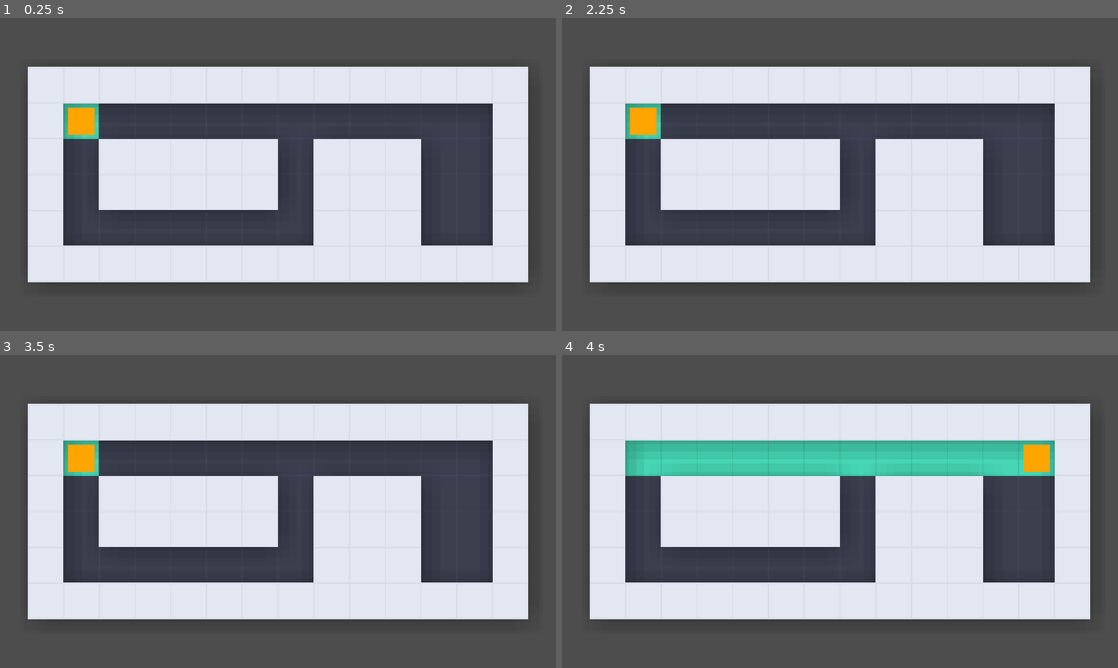
Above: before the commit, frames 1-4 (two rows, left to right).
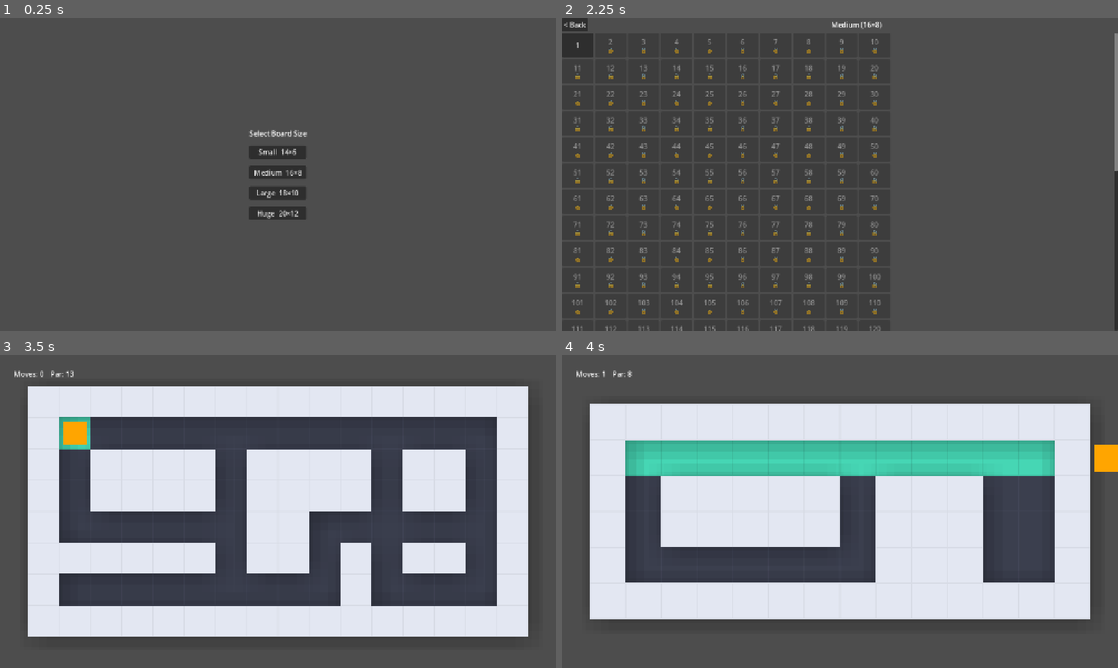
Above: after the commit, the same moments.

Repository: wheelibin/maze-fill
Game: Godot game, scene res://size_select.tscn
Same seed, same stepped clock (60 frames per second), same inputs: the game is played once before the commit and once after it. Before the commit the project starts from res://game.tscn.
Inputs (mouse positions are in pixels of both pictures, inside the frame that each line leads up to):
- Up to frame 1 (0.25 s): no input
- Up to frame 2 (2.25 s): click (840, 152) at 0.5 s, where only the run after the commit has a clickable "Small 14×6"; click (573, 24) at 1.25 s, where only the run after the commit has a clickable "< Back"; click (840, 171) at 2 s, where only the run after the commit has a clickable "Medium 16×8"
- Up to frame 3 (3.5 s): click (16, 383) at 2.75 s, where only the run after the commit has a clickable "1"
- Up to frame 4 (4 s): tap Enter at 3.5 s; move the mouse to (962, 495) at 3.52 s; hold Right (ui_right) from 3.53 s (still down); tap L at 3.6 s; click (962, 495) at 3.67 s

The runs differ from the first frame. In frame 1, 49% of the frame differs, in the area x 5-95%, y 15-85%; in frame 2, 47%; in frame 3, 41%; in frame 4, 0.9%.

Commit message:
levels wired up

Diff:
--- a/game.tscn
+++ b/game.tscn
@@ -67,6 +67,30 @@
 [node name="Camera2D" type="Camera2D" parent="Board" unique_id=84097757]
 script = ExtResource("3_feb5d")
 
+[node name="HUD" type="CanvasLayer" parent="."]
+
+[node name="MarginContainer" type="MarginContainer" parent="HUD"]
+offset_left = 16.0
+offset_top = 16.0
+offset_right = 300.0
+offset_bottom = 60.0
+theme_override_constants/margin_left = 16
+theme_override_constants/margin_top = 16
+theme_override_constants/margin_right = 16
+theme_override_constants/margin_bottom = 16
+
+[node name="HBoxContainer" type="HBoxContainer" parent="HUD/MarginContainer"]
+layout_mode = 2
+theme_override_constants/separation = 16
+
+[node name="MovesLabel" type="Label" parent="HUD/MarginContainer/HBoxContainer"]
+layout_mode = 2
+text = "Moves: 0"
+
+[node name="ParLabel" type="Label" parent="HUD/MarginContainer/HBoxContainer"]
+layout_mode = 2
+text = "Par: 0"
+
 [node name="WinPopup" type="CanvasLayer" parent="." unique_id=341938539]
 
 [node name="Panel" type="Panel" parent="WinPopup" unique_id=755129978]
@@ -77,9 +101,9 @@
 anchor_right = 0.5
 anchor_bottom = 0.5
 offset_left = -160.0
-offset_top = -100.0
+offset_top = -160.0
 offset_right = 160.0
-offset_bottom = 100.0
+offset_bottom = 160.0
 grow_horizontal = 2
 grow_vertical = 2
 script = ExtResource("7_winpopup")
@@ -107,6 +131,18 @@
 layout_mode = 2
 horizontal_alignment = 1
 
+[node name="StarsLabel" type="Label" parent="WinPopup/Panel/MarginContainer/VBoxContainer"]
+layout_mode = 2
+horizontal_alignment = 1
+
 [node name="NextButton" type="Button" parent="WinPopup/Panel/MarginContainer/VBoxContainer" unique_id=753218675]
 layout_mode = 2
 text = "Next Level"
+
+[node name="RetryButton" type="Button" parent="WinPopup/Panel/MarginContainer/VBoxContainer"]
+layout_mode = 2
+text = "Retry"
+
+[node name="MenuButton" type="Button" parent="WinPopup/Panel/MarginContainer/VBoxContainer"]
+layout_mode = 2
+text = "Back to Menu"
--- /dev/null
+++ b/game_state.gd
@@ -0,0 +1,108 @@
+extends Node
+
+const LEVELS_PATH := "res://levels/levels.json"
+const SAVE_PATH := "user://save.json"
+const LEVELS_PER_TIER := 250
+const TIER_COUNT := 4
+
+var selected_size_index := 0 # 0=Small(14x6) 1=Medium(16x8) 2=Large(18x10) 3=Huge(20x12)
+var selected_level := 1 # global level number, 1..1000
+
+var _levels_data: Array = []
+var _levels_loaded := false
+var _save_data: Dictionary = {}
+var _save_loaded := false
+
+func get_levels() -> Array:
+	if _levels_loaded:
+		return _levels_data
+	_levels_loaded = true
+	var file := FileAccess.open(LEVELS_PATH, FileAccess.READ)
+	if file == null:
+		push_error("GameState: %s not found" % LEVELS_PATH)
+		return []
+	var parsed: Variant = JSON.parse_string(file.get_as_text())
+	if typeof(parsed) != TYPE_ARRAY:
+		push_error("GameState: %s is not a valid levels array" % LEVELS_PATH)
+		return []
+	_levels_data = parsed
+	return _levels_data
+
+func get_level_entry(global_level: int) -> Dictionary:
+	var levels := get_levels()
+	if global_level < 1 or global_level > levels.size():
+		return {}
+	return levels[global_level - 1]
+
+func tier_index_for_level(global_level: int) -> int:
+	return (global_level - 1) / LEVELS_PER_TIER
+
+func tier_bounds(tier_index: int) -> Vector2i:
+	var first := tier_index * LEVELS_PER_TIER + 1
+	return Vector2i(first, first + LEVELS_PER_TIER - 1)
+
+func local_level(global_level: int) -> int:
+	return (global_level - 1) % LEVELS_PER_TIER + 1
+
+func global_level(tier_index: int, local: int) -> int:
+	return tier_index * LEVELS_PER_TIER + local
+
+func _load_save() -> void:
+	if _save_loaded:
+		return
+	_save_loaded = true
+	var file := FileAccess.open(SAVE_PATH, FileAccess.READ)
+	if file == null:
+		_save_data = {}
+		return
+	var parsed: Variant = JSON.parse_string(file.get_as_text())
+	_save_data = parsed if typeof(parsed) == TYPE_DICTIONARY else {}
+
+func _write_save() -> void:
+	var file := FileAccess.open(SAVE_PATH, FileAccess.WRITE)
+	if file == null:
+		push_error("GameState: could not write %s" % SAVE_PATH)
+		return
+	file.store_string(JSON.stringify(_save_data))
+
+func get_progress(global_level: int) -> Dictionary:
+	_load_save()
+	var entry: Dictionary = _save_data.get(str(global_level), {})
+	return {
+		"completed": entry.get("completed", false),
+		"best_moves": entry.get("best_moves", -1),
+	}
+
+func is_unlocked(global_level: int) -> bool:
+	if local_level(global_level) == 1:
+		return true
+	return get_progress(global_level - 1).completed
+
+## Only call for a level that actually finished (never for a procedural maze).
+## Returns this attempt's stars; best_moves only improves, never regresses.
+func record_completion(global_level: int, moves: int) -> Dictionary:
+	_load_save()
+	var key := str(global_level)
+	var entry: Dictionary = _save_data.get(key, {"completed": false, "best_moves": -1})
+	if entry.best_moves < 0 or moves < entry.best_moves:
+		entry.best_moves = moves
+	entry.completed = true
+	_save_data[key] = entry
+	_write_save()
+	return {"stars": compute_stars(global_level, moves)}
+
+## Single shared formula -- used both right after a completion (live `moves`)
+## and when rendering the level-select menu's saved best. Golf-par tolerance:
+## 3 stars at +15% over the true minimum, 2 stars at +50%, 1 star for finishing
+## at all. Scales naturally since min_moves already grows with board size.
+func compute_stars(global_level: int, moves: int) -> int:
+	if moves < 0:
+		return 0
+	var min_moves := int(get_level_entry(global_level).get("min_moves", -1))
+	if min_moves <= 0:
+		return 1
+	if moves <= ceili(min_moves * 1.15):
+		return 3
+	if moves <= ceili(min_moves * 1.5):
+		return 2
+	return 1
--- /dev/null
+++ b/level_button.gd
@@ -0,0 +1,10 @@
+extends Button
+
+func configure(local: int, unlocked: bool, completed: bool, stars: int, best_moves: int) -> void:
+	disabled = not unlocked # Godot's default theme already renders disabled buttons dimmed/muted
+	if not unlocked:
+		text = "%d\n🔒" % local
+	elif completed:
+		text = "%d\n%s (%d)" % [local, "★".repeat(stars) + "☆".repeat(3 - stars), best_moves]
+	else:
+		text = str(local)
--- /dev/null
+++ b/level_button.tscn
@@ -0,0 +1,7 @@
+[gd_scene format=3]
+
+[ext_resource type="Script" path="res://level_button.gd" id="1_levelbutton"]
+
+[node name="LevelButton" type="Button"]
+custom_minimum_size = Vector2(72, 56)
+script = ExtResource("1_levelbutton")
--- /dev/null
+++ b/level_select.gd
@@ -0,0 +1,31 @@
+extends Control
+
+const LevelButtonScene := preload("res://level_button.tscn")
+const TIER_LABELS := ["Small (14×6)", "Medium (16×8)", "Large (18×10)", "Huge (20×12)"]
+
+@onready var grid: GridContainer = $VBoxContainer/ScrollContainer/LevelGrid
+@onready var header: Label = $VBoxContainer/TopBar/HeaderLabel
+@onready var back_button: Button = $VBoxContainer/TopBar/BackButton
+
+func _ready() -> void:
+	back_button.pressed.connect(func(): get_tree().change_scene_to_file("res://size_select.tscn"))
+	header.text = TIER_LABELS[GameState.selected_size_index]
+	_populate()
+
+func _populate() -> void:
+	var tier := GameState.selected_size_index
+	for local in range(1, GameState.LEVELS_PER_TIER + 1):
+		var global: int = GameState.global_level(tier, local)
+		var unlocked := GameState.is_unlocked(global)
+		var progress := GameState.get_progress(global)
+		var stars := GameState.compute_stars(global, progress.best_moves) if progress.completed else 0
+
+		var btn := LevelButtonScene.instantiate()
+		grid.add_child(btn)
+		btn.configure(local, unlocked, progress.completed, stars, progress.best_moves)
+		if unlocked:
+			btn.pressed.connect(_on_level_pressed.bind(local))
+
+func _on_level_pressed(local: int) -> void:
+	GameState.selected_level = GameState.global_level(GameState.selected_size_index, local)
+	get_tree().change_scene_to_file("res://game.tscn")
--- /dev/null
+++ b/level_select.tscn
@@ -0,0 +1,35 @@
+[gd_scene format=3]
+
+[ext_resource type="Script" path="res://level_select.gd" id="1_levelselect"]
+
+[node name="LevelSelect" type="Control"]
+anchor_right = 1.0
+anchor_bottom = 1.0
+script = ExtResource("1_levelselect")
+
+[node name="VBoxContainer" type="VBoxContainer" parent="."]
+anchor_right = 1.0
+anchor_bottom = 1.0
+
+[node name="TopBar" type="HBoxContainer" parent="VBoxContainer"]
+layout_mode = 2
+theme_override_constants/separation = 16
+
+[node name="BackButton" type="Button" parent="VBoxContainer/TopBar"]
+layout_mode = 2
+text = "< Back"
+
+[node name="HeaderLabel" type="Label" parent="VBoxContainer/TopBar"]
+layout_mode = 2
+size_flags_horizontal = 3
+horizontal_alignment = 1
+text = "Size"
+
+[node name="ScrollContainer" type="ScrollContainer" parent="VBoxContainer"]
+layout_mode = 2
+size_flags_vertical = 3
+
+[node name="LevelGrid" type="GridContainer" parent="VBoxContainer/ScrollContainer"]
+layout_mode = 2
+size_flags_horizontal = 3
+columns = 10
--- a/main.gd
+++ b/main.gd
@@ -18,12 +18,10 @@
 @onready var player = $Board/Player
 @onready var camera: Camera2D = $Board/Camera2D
 @onready var win_popup = $WinPopup/Panel
-
-const LEVELS_PATH := "res://levels/levels.json"
+@onready var hud_moves_label: Label = $HUD/MarginContainer/HBoxContainer/MovesLabel
+@onready var hud_par_label: Label = $HUD/MarginContainer/HBoxContainer/ParLabel
 
 var rng := RandomNumberGenerator.new()
-var _levels_data: Array = []
-var _levels_loaded := false
 var _test_level := 1
 var current_level := 1
 var _current_level_entry: Dictionary = {}
@@ -32,7 +30,7 @@
 	rng.randomize()
 	_build_board()
 	camera.fit_board()
-	load_level(current_level)
+	load_level(GameState.selected_level)
 
 func _build_board() -> void:
 	floor_layer.clear()
@@ -61,7 +59,7 @@
 			generate_procedural_maze("hard")
 		KEY_L:
 			load_level(_test_level)
-			_test_level = _test_level % _load_levels_data().size() + 1
+			_test_level = _test_level % GameState.get_levels().size() + 1
 
 func generate_procedural_maze(target_difficulty: String = "") -> void:
 	# Border ring stays fixed; only the interior is regenerated.
@@ -79,28 +77,12 @@
 		goal, difficulty, MazeGenerator.difficulty_label(difficulty), rng.seed
 	])
 
-func _load_levels_data() -> Array:
-	if _levels_loaded:
-		return _levels_data
-	_levels_loaded = true
-	var file := FileAccess.open(LEVELS_PATH, FileAccess.READ)
-	if file == null:
-		push_error("load_level: %s not found — run tools/generate_levels.gd first" % LEVELS_PATH)
-		return []
-	var parsed: Variant = JSON.parse_string(file.get_as_text())
-	if typeof(parsed) != TYPE_ARRAY:
-		push_error("load_level: %s is not a valid levels array" % LEVELS_PATH)
-		return []
-	_levels_data = parsed
-	return _levels_data
-
 func load_level(level_number: int) -> void:
-	var levels := _load_levels_data()
-	if level_number < 1 or level_number > levels.size():
-		push_error("load_level: %d out of range (1..%d)" % [level_number, levels.size()])
+	var entry := GameState.get_level_entry(level_number)
+	if entry.is_empty():
+		push_error("load_level: %d out of range" % level_number)
 		return
 
-	var entry: Dictionary = levels[level_number - 1]
 	level_size = Vector2i(int(entry.size[0]), int(entry.size[1]))
 	_build_board()
 	camera.fit_board()
@@ -112,6 +94,7 @@
 	var start := Vector2i(int(entry.start[0]), int(entry.start[1]))
 
 	current_level = level_number
+	GameState.selected_level = level_number
 	_current_level_entry = entry
 	_start_level(bounds, walls, start)
 
@@ -133,19 +116,38 @@
 	var touched: Dictionary = MazeGenerator.slide_bfs(walls, bounds, start).touched
 	player.total_paintable = touched.size()
 
+	hud_moves_label.text = "Moves: 0"
+	var min_moves := int(_current_level_entry.get("min_moves", -1))
+	hud_par_label.visible = min_moves > 0
+	if min_moves > 0:
+		hud_par_label.text = "Par: %d" % min_moves
+
 	player.paint_cell(start)
+
+func update_move_count(moves: int) -> void:
+	hud_moves_label.text = "Moves: %d" % moves
 
 func show_win_popup(moves: int) -> void:
 	var par := int(_current_level_entry.get("min_moves", -1))
-	win_popup.show_result(moves, par)
+	var stars := -1
+	if not _current_level_entry.is_empty():
+		var result := GameState.record_completion(current_level, moves)
+		stars = result.stars
+	win_popup.show_result(moves, par, stars)
 
 func go_to_next_level() -> void:
-	var levels := _load_levels_data()
+	var bounds := GameState.tier_bounds(GameState.tier_index_for_level(current_level))
 	var next := current_level + 1
-	if next > levels.size():
-		generate_procedural_maze() # out of stored levels — keep playing at the same (last tier's) grid size
+	if next > bounds.y:
+		go_to_level_select()
 		return
 	load_level(next)
+
+func retry_level() -> void:
+	load_level(current_level)
+
+func go_to_level_select() -> void:
+	get_tree().change_scene_to_file("res://level_select.tscn")
 
 func _paint_walls(bounds: Rect2i, walls: Dictionary) -> void:
 	for y in range(bounds.position.y, bounds.end.y):
--- a/player.gd
+++ b/player.gd
@@ -117,6 +117,7 @@
 		squash(direction)
 		play_wall_hit_note()
 		move_count += 1
+		main.update_move_count(move_count)
 		if not level_complete and painted_layer.get_used_cells().size() >= total_paintable:
 			level_complete = true
 			main.show_win_popup(move_count)
--- a/project.godot
+++ b/project.godot
@@ -11,9 +11,13 @@
 [application]
 
 config/name="Maze Fill"
-run/main_scene="res://game.tscn"
+run/main_scene="res://size_select.tscn"
 config/features=PackedStringArray("4.7", "GL Compatibility")
 config/icon="res://icon.svg"
+
+[autoload]
+
+GameState="*res://game_state.gd"
 
 [display]
 
--- /dev/null
+++ b/size_select.gd
@@ -0,0 +1,16 @@
+extends Control
+
+@onready var buttons: Array[Button] = [
+	$CenterContainer/VBoxContainer/SmallButton,
+	$CenterContainer/VBoxContainer/MediumButton,
+	$CenterContainer/VBoxContainer/LargeButton,
+	$CenterContainer/VBoxContainer/HugeButton,
+]
+
+func _ready() -> void:
+	for i in buttons.size():
+		buttons[i].pressed.connect(_on_pressed.bind(i))
+
+func _on_pressed(tier_index: int) -> void:
+	GameState.selected_size_index = tier_index
+	get_tree().change_scene_to_file("res://level_select.tscn")
--- /dev/null
+++ b/size_select.tscn
@@ -0,0 +1,37 @@
+[gd_scene format=3]
+
+[ext_resource type="Script" path="res://size_select.gd" id="1_sizeselect"]
+
+[node name="SizeSelect" type="Control"]
+anchor_right = 1.0
+anchor_bottom = 1.0
+script = ExtResource("1_sizeselect")
+
+[node name="CenterContainer" type="CenterContainer" parent="."]
+anchor_right = 1.0
+anchor_bottom = 1.0
+
+[node name="VBoxContainer" type="VBoxContainer" parent="CenterContainer"]
+layout_mode = 2
+theme_override_constants/separation = 16
+
+[node name="TitleLabel" type="Label" parent="CenterContainer/VBoxContainer"]
+layout_mode = 2
+horizontal_alignment = 1
+text = "Select Board Size"
+
+[node name="SmallButton" type="Button" parent="CenterContainer/VBoxContainer"]
+layout_mode = 2
+text = "Small  14×6"
+
+[node name="MediumButton" type="Button" parent="CenterContainer/VBoxContainer"]
+layout_mode = 2
+text = "Medium  16×8"
+
+[node name="LargeButton" type="Button" parent="CenterContainer/VBoxContainer"]
+layout_mode = 2
+text = "Large  18×10"
+
+[node name="HugeButton" type="Button" parent="CenterContainer/VBoxContainer"]
+layout_mode = 2
+text = "Huge  20×12"
--- a/win_popup.gd
+++ b/win_popup.gd
@@ -3,17 +3,25 @@
 @onready var main = $"../.."
 @onready var title_label: Label = $MarginContainer/VBoxContainer/TitleLabel
 @onready var moves_label: Label = $MarginContainer/VBoxContainer/MovesLabel
+@onready var stars_label: Label = $MarginContainer/VBoxContainer/StarsLabel
 @onready var next_button: Button = $MarginContainer/VBoxContainer/NextButton
+@onready var retry_button: Button = $MarginContainer/VBoxContainer/RetryButton
+@onready var menu_button: Button = $MarginContainer/VBoxContainer/MenuButton
 
 func _ready() -> void:
 	next_button.pressed.connect(_on_next_pressed)
+	retry_button.pressed.connect(func(): main.retry_level())
+	menu_button.pressed.connect(func(): main.go_to_level_select())
 
-func show_result(moves: int, par: int = -1) -> void:
+func show_result(moves: int, par: int = -1, stars: int = -1) -> void:
 	title_label.text = "Level Complete!"
 	moves_label.text = (
 		"Moves: %d" % moves if par <= 0
 		else "Moves: %d   (par %d)" % [moves, par]
 	)
+	stars_label.visible = stars >= 0
+	if stars >= 0:
+		stars_label.text = "★".repeat(stars) + "☆".repeat(3 - stars)
 	visible = true
 
 func hide_popup() -> void:
Not shown, added: game_state.gd.uid
Not shown, added: level_button.gd.uid
Not shown, added: level_select.gd.uid
Not shown, added: size_select.gd.uid
